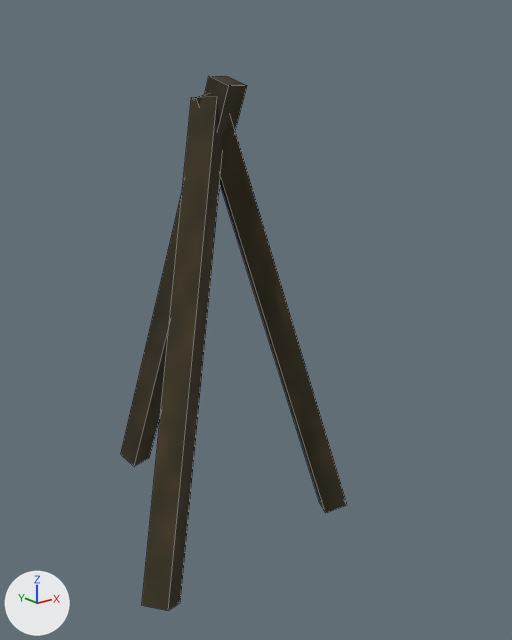
Renders of the OBJ model assets/mcme/models/block/tripod_campfire.obj from each side of a commit.
Before and after are seen from a 50 mm camera at (-1.48, -3.36, 1.1) aimed at (0.67, -0.66, 0.02). Arrows for +X, +Y and +Z are at lower left; the lights stay in place. Mesh edges are drawn as thin lines. Where no turn or scale is listed for an object, it has been applied to the vertices.
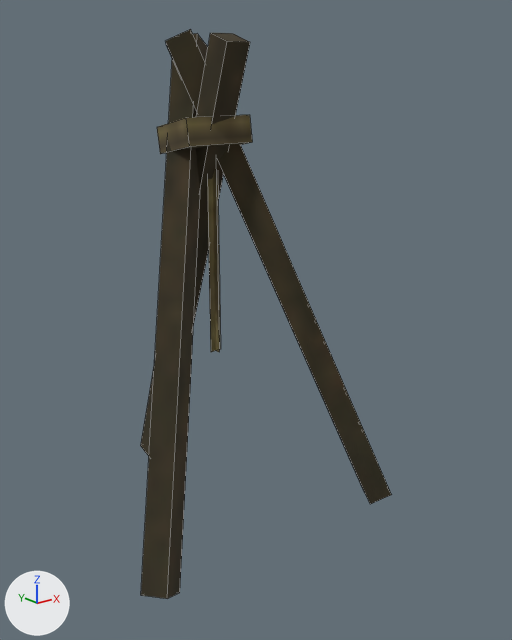
Boxes [x1, y1, x2, y2] around the edits, measured in the pictures (512 x 640 px):
'cube', reshaped (19% wider, 92% shorter)
    before: [142, 97, 222, 611]
    after: [157, 115, 252, 154]
'cube.004', added (brown)
    after: [141, 34, 208, 599]
'cube.001', reshaped
    before: [196, 94, 347, 513]
    after: [207, 178, 221, 352]
'cube.005', added (brown)
    after: [166, 29, 391, 504]
'cube.002', reshaped
    before: [121, 76, 247, 466]
    after: [213, 164, 219, 352]
'cube.003', added (black)
    after: [141, 33, 250, 456]

Patch to the scene script:
```diff
--- a/assets/mcme/models/block/tripod_campfire.obj.py
+++ b/assets/mcme/models/block/tripod_campfire.obj.py
@@ me_cube @@
 # used by ob_cube; location = (0.0, 0.0, 0.0)
-me_cube.from_pydata(...)  # 8 vertices, 6 faces; spans x -0.28..0.56, y -1.17..-0.47, z -1.02..1.11
+me_cube.from_pydata(...)  # 8 vertices, 6 faces; spans x 0.31..0.68, y -0.68..-0.3, z 0.84..1.03
+# me_cube part 1: the whole mesh is rebuilt
 me_cube.materials.append(mat_m_dd74172e_e68e_ef39_7e78_3944bba93797)
@@ me_cube_001 @@
 # used by ob_cube_001; location = (0.0, 0.0, 0.0)
 # verts and faces of me_cube_001; kept vertices keep their numbers, new ones are numbered from 8
 # before: 0 (1.03, -1.02, -1.02) at pixel (347, 505), 1 (1.08, -0.91, -1.02), 2 (0.57, -0.51, 1.13), 3 (0.51, -0.62, 1.14), 4 (0.92, -0.96, -1.05) at pixel (325, 513)
 # before: 5 (0.4, -0.57, 1.1) at pixel (196, 97), 6 (0.98, -0.85, -1.06) at pixel (319, 502), 7 (0.46, -0.46, 1.1)
-me_cube_001.from_pydata(...)  # 8 vertices, 6 faces; spans x 0.4..1.08, y -1.02..-0.46, z -1.06..1.14
+me_cube_001.from_pydata(...)  # 4 vertices, 1 face; spans x 0.47..0.53, y -0.55, z -0.14..1.11
+# me_cube_001 part 2
+delete_vertices([*range(0, 8)])  # with the faces that use them
+verts[8] = (0.53, -0.55, 1.11)
+verts[9] = (0.53, -0.55, -0.14)  # pixel (220, 349)
+verts[10] = (0.47, -0.55, 1.11)
+verts[11] = (0.47, -0.55, -0.14)  # pixel (210, 352)
+faces += [(8, 9, 11, 10)]
 me_cube_001.materials.append(mat_m_dd74172e_e68e_ef39_7e78_3944bba93797)
@@ me_cube_002 @@
 # used by ob_cube_002; location = (0.0, 0.0, 0.0)
 # verts and faces of me_cube_002; kept vertices keep their numbers, new ones are numbered from 8
 # before: 0 (0.43, 0.24, -0.98), 1 (0.31, 0.21, -0.98) at pixel (120, 454), 2 (0.45, -0.6, 1.2) at pixel (208, 75), 3 (0.57, -0.58, 1.2) at pixel (227, 76), 4 (0.46, 0.13, -1.02) at pixel (149, 458)
 # before: 5 (0.6, -0.69, 1.16) at pixel (247, 85), 6 (0.34, 0.1, -1.03) at pixel (134, 466), 7 (0.48, -0.72, 1.15) at pixel (228, 85)
-me_cube_002.from_pydata(...)  # 8 vertices, 6 faces; spans x 0.31..0.6, y -0.72..0.24, z -1.03..1.2
+me_cube_002.from_pydata(...)  # 4 vertices, 1 face; spans x 0.5, y -0.58..-0.52, z -0.14..1.11
+# me_cube_002 part 3
+delete_vertices([*range(0, 8)])  # with the faces that use them
+verts[8] = (0.5, -0.58, 1.11)
+verts[9] = (0.5, -0.58, -0.14)  # pixel (219, 352)
+verts[10] = (0.5, -0.52, 1.11)
+verts[11] = (0.5, -0.52, -0.14)
+faces += [(8, 9, 11, 10)]
 me_cube_002.materials.append(mat_m_dd74172e_e68e_ef39_7e78_3944bba93797)
@@ me_cube_005 @@
+me_cube_005.from_pydata(...)  # 8 vertices, 6 faces; spans x 0.34..1.28, y -1.17..-0.32, z -1.01..1.4
+me_cube_005.materials.append(mat_m_dd74172e_e68e_ef39_7e78_3944bba93797)  # picture img_stripped_oak_log_composite_extended
@@ me_cube_004 @@
+me_cube_004.from_pydata(...)  # 8 vertices, 6 faces; spans x -0.28..0.66, y -1.16..-0.2, z -0.98..1.39
+me_cube_004.materials.append(mat_m_dd74172e_e68e_ef39_7e78_3944bba93797)  # picture img_stripped_oak_log_composite_extended
@@ me_cube_003 @@
+me_cube_003.from_pydata(...)  # 8 vertices, 6 faces; spans x 0.43..0.59, y -0.77..0.24, z -1.03..1.37
+me_cube_003.materials.append(mat_m_dd74172e_e68e_ef39_7e78_3944bba93797)  # picture img_stripped_oak_log_composite_extended
@@ ob_cube_005 @@
+ob_cube_005 = bpy.data.objects.new('cube.005', me_cube_005)
+ob_cube_005.location = (0.0, 0.0, 0.0)
@@ ob_cube_004 @@
+ob_cube_004 = bpy.data.objects.new('cube.004', me_cube_004)
+ob_cube_004.location = (0.0, 0.0, 0.0)
@@ ob_cube_003 @@
+ob_cube_003 = bpy.data.objects.new('cube.003', me_cube_003)
+ob_cube_003.location = (0.0, 0.0, 0.0)
```
